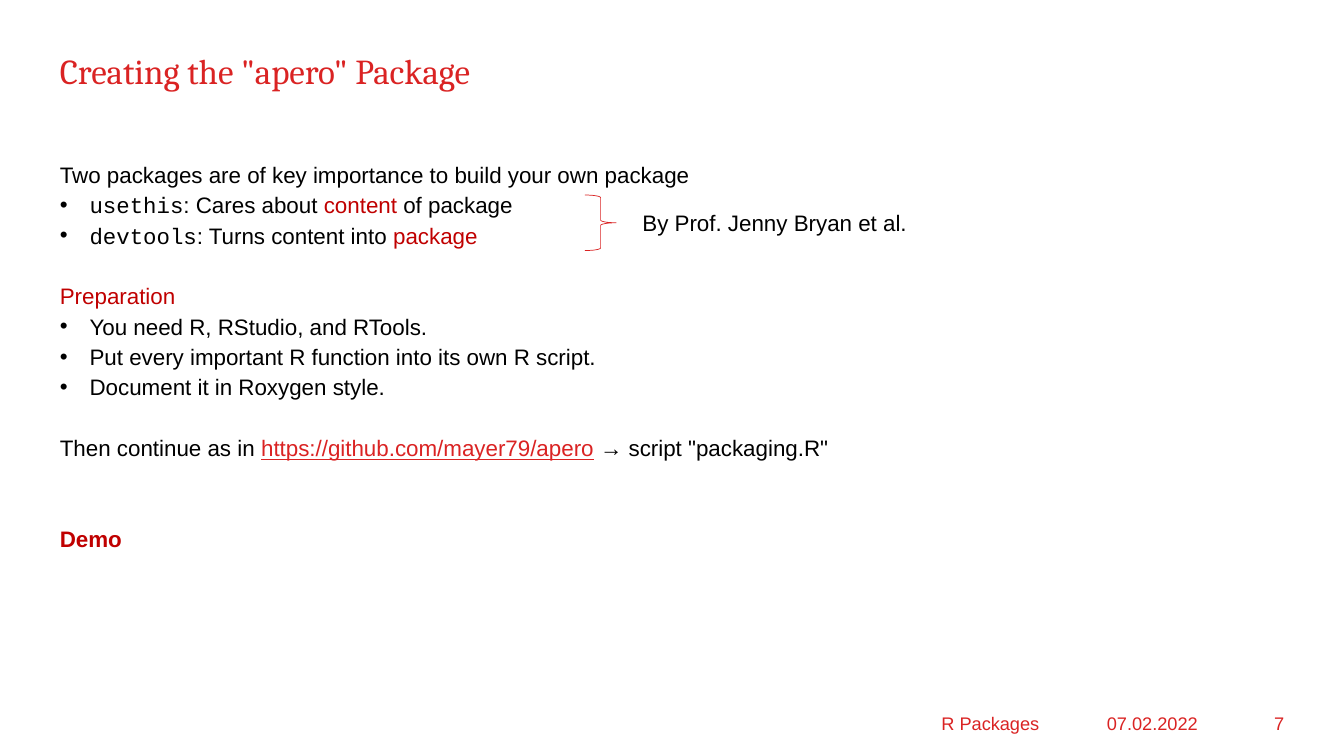
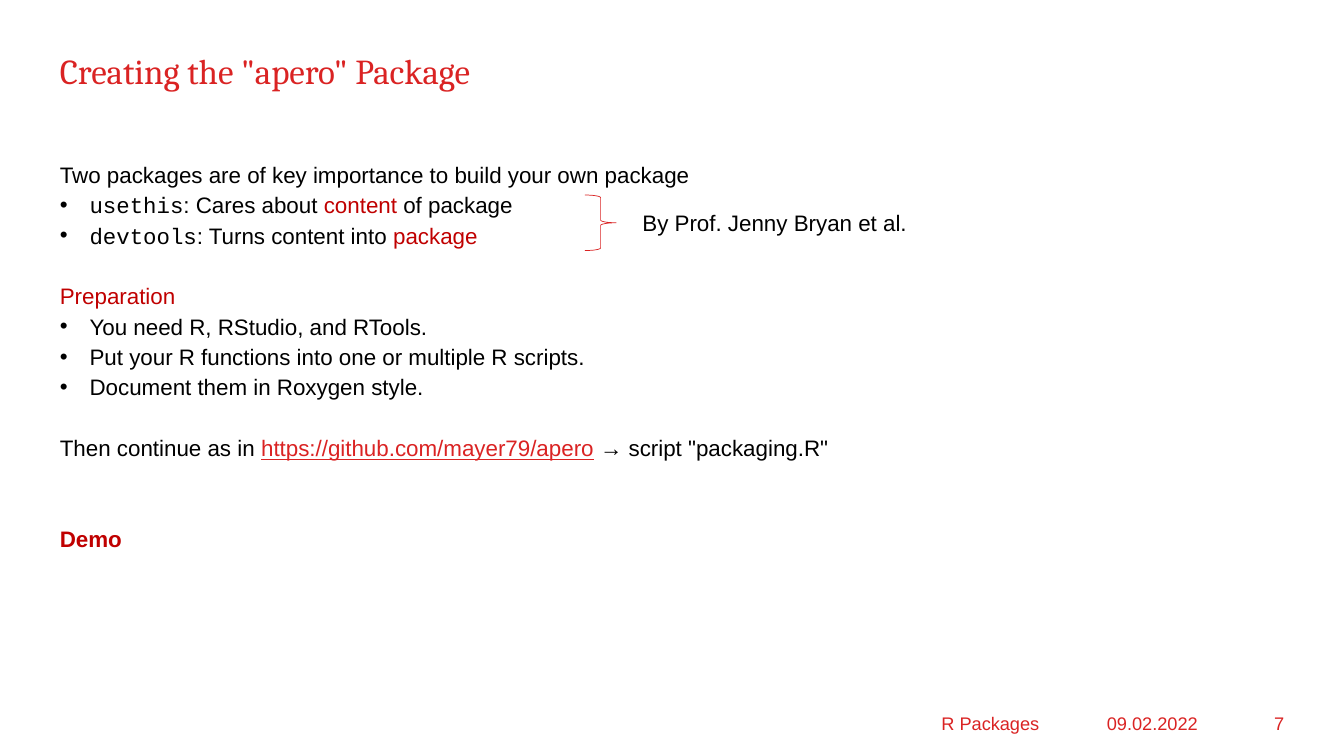
Before and after one commit to mayer79/apero, a slide deck: slide 7 of RPackage_en.pptx. Drawn at 1344x756 pixels with LibreOffice and Linux fonts; fonts in the diff are those of the drawing; background and template pictures are left out. Boxes give left, top, right and bottom in pixels: in the first picture for what was removed or moved away, otherwise in the second. Text is boxed around its words. In the diff, an @@ line names an element or a change of style, - is before the commit and + after.

Commit message:
combine multiple R scripts into one

```diff
--- a/RPackage_en.pptx
+++ b/RPackage_en.pptx
@@ text at [90,348,585,400]: text changed @@
-• Put every important R function into its own R script.
-• Document it in Roxygen style.
+• Put your R functions into one or multiple R scripts.
+• Document them in Roxygen style.
@@ text at [1107,717,1198,730]: text changed @@
-07.02.2022
+09.02.2022
```
Also in this commit, not shown: 6 other slides changed, 9 other files.
